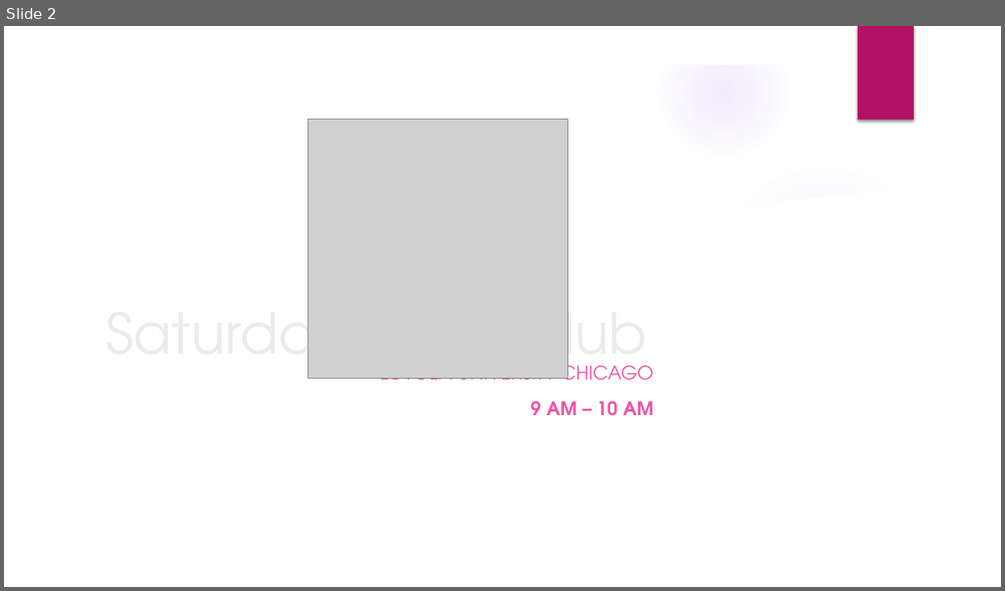
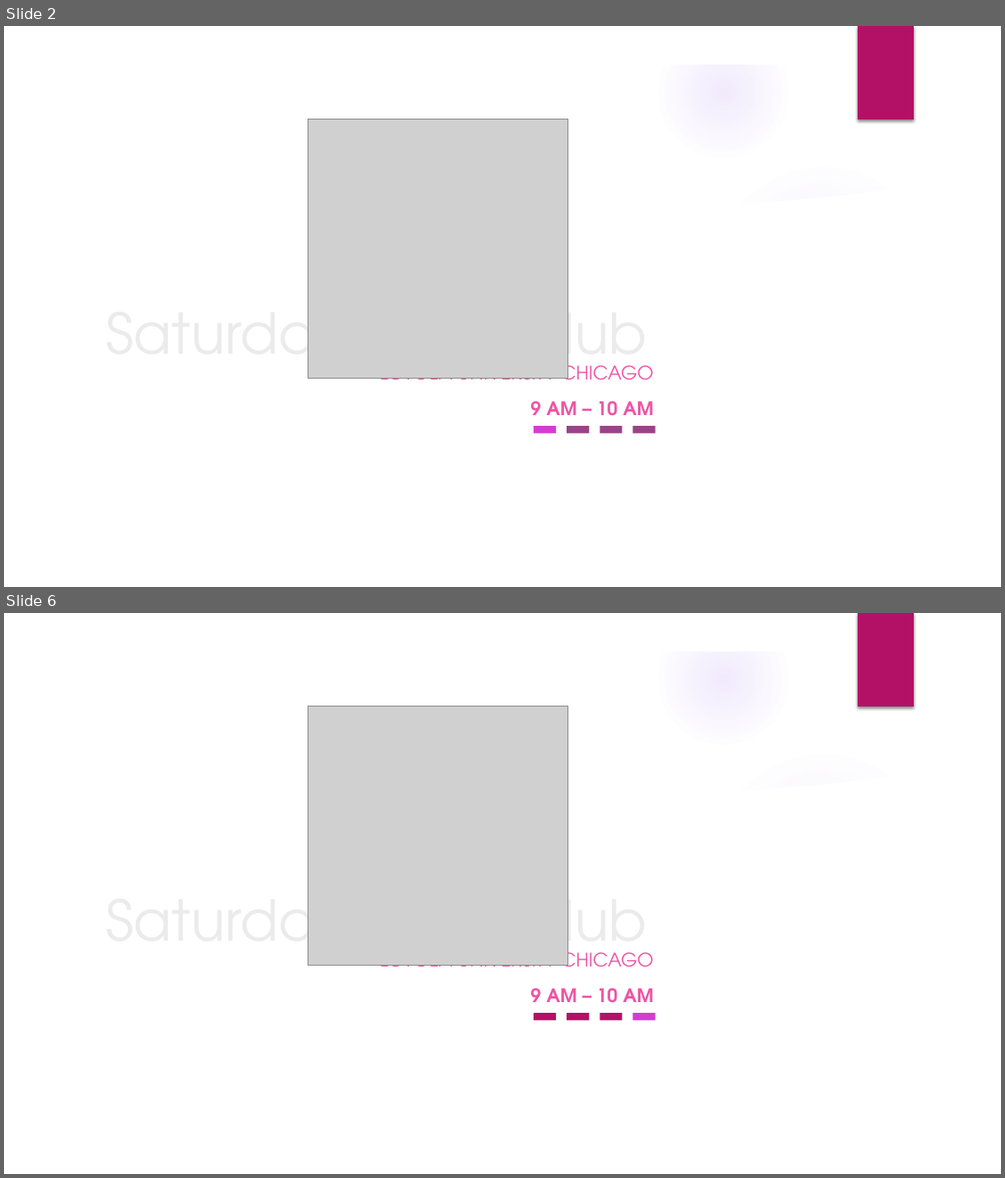
Before and after one commit to lgreco/SaturdayJavaClub, a slide deck: opening screen.pptx. Shown one above the other, each under a label of ours: slide 2 before the commit, slides 2 and 6 after it; the slides between them are not shown. The pictures are 1005x591 and 1005x1178 pixels, drawn with LibreOffice and Linux fonts; fonts in the diff are those of the drawing; grey boxes stand for pictures; background and template pictures are left out. Boxes give left, top, right and bottom in pixels: in the first picture for what was removed or moved away, otherwise in the second. Text is boxed around its words. In the diff, an @@ line names an element or a change of style, - is before the commit and + after.

```diff
--- a/opening screen.pptx
+++ b/opening screen.pptx
@@ slide 6 added at (x1=4, y1=613, x2=1001, y2=1174), background picture (left out); not listed: 9 template elements that a slide beside it also shows @@
@@ picture added at (x1=308, y1=706, x2=568, y2=965) @@
@@ title added at (x1=105, y1=882, x2=647, y2=966), 54 pt, text #EBEBEB @@
+Saturday Club
@@ subtitle added at (x1=380, y1=947, x2=654, y2=975), 18 pt, text #EF53A5 @@
+LOYOLA UNIVERSITY CHICAGO
@@ text added at (x1=531, y1=988, x2=653, y2=1002), 18 pt, text #EF53A5, bold @@
+9 AM – 10 AM
@@ rectangle added at (x1=534, y1=1013, x2=556, y2=1021), fill #B31166 @@
@@ rectangle added at (x1=567, y1=1013, x2=590, y2=1021), fill #B31166 @@
@@ rectangle added at (x1=600, y1=1013, x2=623, y2=1021), fill #B31166 @@
@@ rectangle added at (x1=633, y1=1013, x2=655, y2=1021), fill #D53DD0 @@
@@ slide 2 changed as well @@
@@ rectangle added at (x1=534, y1=426, x2=556, y2=434), fill #D53DD0 @@
@@ rectangle added at (x1=567, y1=426, x2=590, y2=434), fill #994489 @@
@@ rectangle added at (x1=600, y1=426, x2=623, y2=434), fill #994489 @@
@@ rectangle added at (x1=633, y1=426, x2=655, y2=434), fill #994489 @@
```
Also in this commit, not shown: 1 other slide changed, 3 other slides added, 10 other files.
